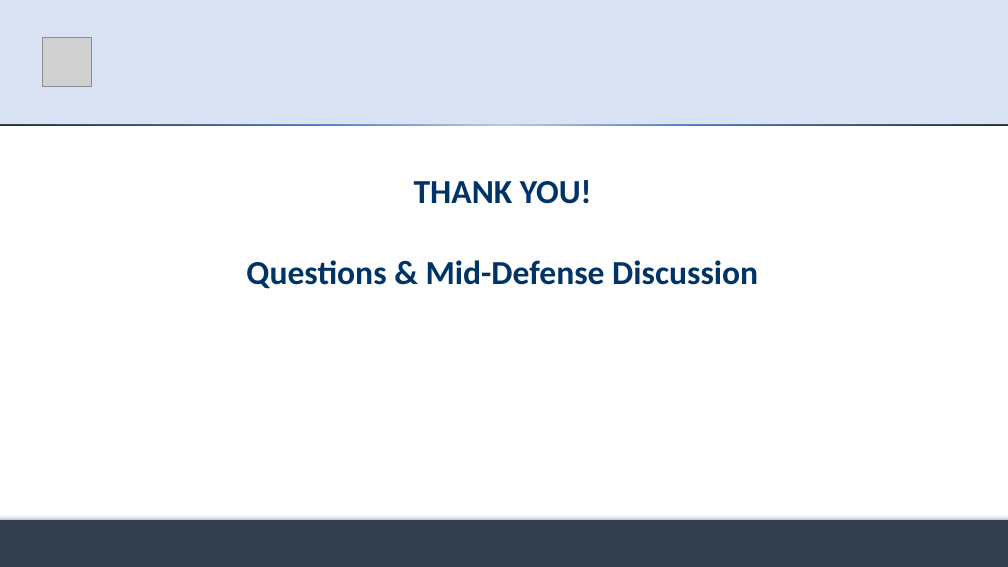
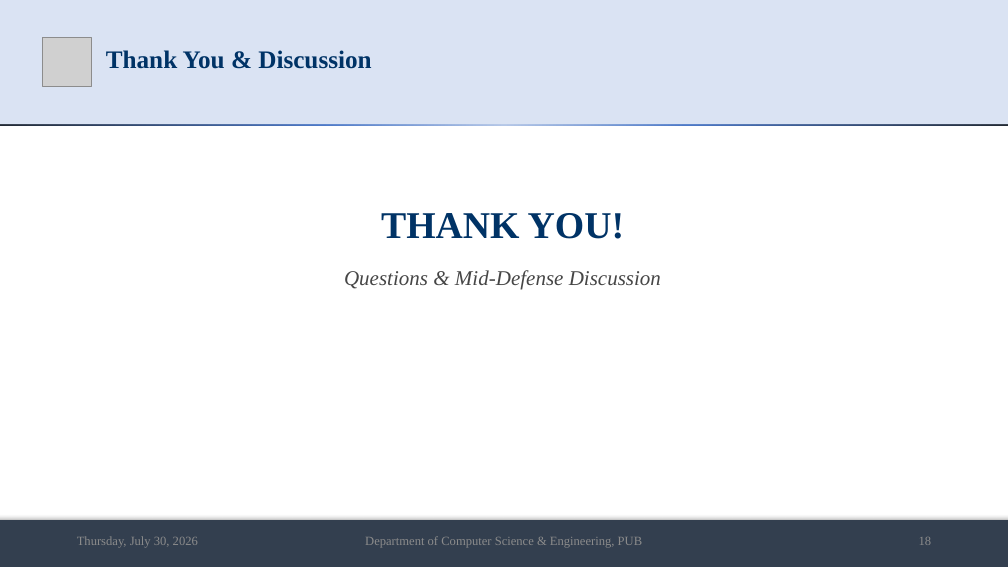
Before and after one commit to md-riaz/AEGIS-Research, a slide deck: slide 18 of docs/scripts/Md_Riaz_Mid_Defense_Final_0322310105101024.pptx. Drawn at 1008x567 pixels with LibreOffice and Linux fonts; fonts in the diff are those of the drawing; grey boxes stand for pictures. Boxes give left, top, right and bottom in pixels: in the first picture for what was removed or moved away, otherwise in the second. Text is boxed around its words. In the diff, an @@ line names an element or a change of style, - is before the commit and + after.

Commit message:
feat(presentation): fix template compliance and redesign mid-defense deck
Template compliance (docs/scripts/generate_riaz_presentation.py):
- Apply Times New Roman across every run to match the university
  template's typography instead of the default theme font.
- Clone the template's Date/Footer/SlideNumber placeholders onto every
  content slide (they were defined on the layout but never populated).
- Add the department/university affiliation line and supervisor credit
  (Mst. Sahela Rahman) to the title slide.
- Recolor the architecture diagram's accent green to the theme's
  actual accent6 (#70AD47).

Visual redesign:
- Rebuild the title slide layout: eyebrow line below the logo, title
  centered in the header band, presenter block spaced out in the white
  area below (previously all cramped into one dense paragraph).
- Rewrite add_bullet_text to render real typographic hierarchy -
  bold section headers, bold "Label:" lead-ins split from their
  descriptions, italic sub-detail lines, and monospace styling for the
  JSON snippet - replacing the old flat wall-of-text look.
- Add table styling helper (vertical-center, margins, zebra rows)
  across all four data tables.
- Center the 7-stage pipeline diagram and its legend on the slide, and
  fix an awkward mid-word wrap on stage 1's label.
- Swap "exhibit" for plainer student wording.

Regenerated the .pptx and re-rendered slides_rendered/*.PNG via
PowerPoint COM for the updated deck.

```diff
--- a/docs/scripts/Md_Riaz_Mid_Defense_Final_0322310105101024.pptx
+++ b/docs/scripts/Md_Riaz_Mid_Defense_Final_0322310105101024.pptx
@@ title added at <box>106,50,371,69</box>, 24 pt, text #003366, bold @@
+Thank You & Discussion
@@ text "THANK YOU!": place and size @@
-text "THANK YOU!" at <box>246,180,758,289</box>
+text "THANK YOU!" at <box>344,213,661,290</box>
@@ text "THANK YOU!" at <box>344,213,661,290</box>: size 32 to 36 pt in "THANK YOU!"; font Calibri to Times New Roman; size 32 to 20 pt, text colour #003366 to #464646, bold off, italic on in "Questions & Mid-Defense Discussion"; more space between paragraphs @@
@@ text added at <box>77,536,198,548</box>, 12 pt, text #8C8C8C @@
+Thursday, July 30, 2026
@@ text added at <box>365,536,642,548</box>, 12 pt, text #8C8C8C @@
+Department of Computer Science & Engineering, PUB
@@ text added at <box>919,537,932,545</box>, 12 pt, text #8C8C8C @@
+18
```
Also in this commit, not shown: 17 other slides changed, 19 other files.
